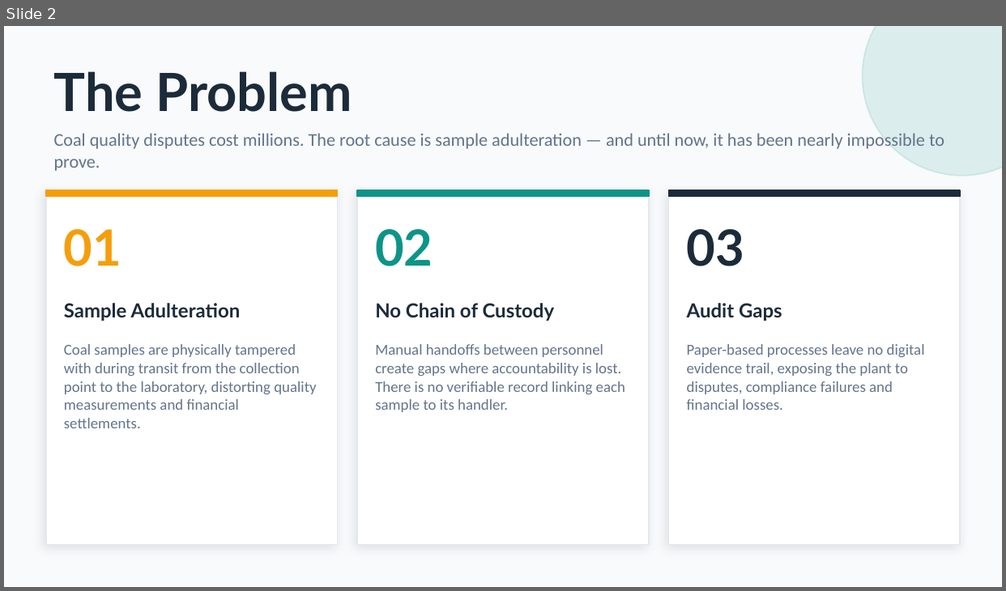
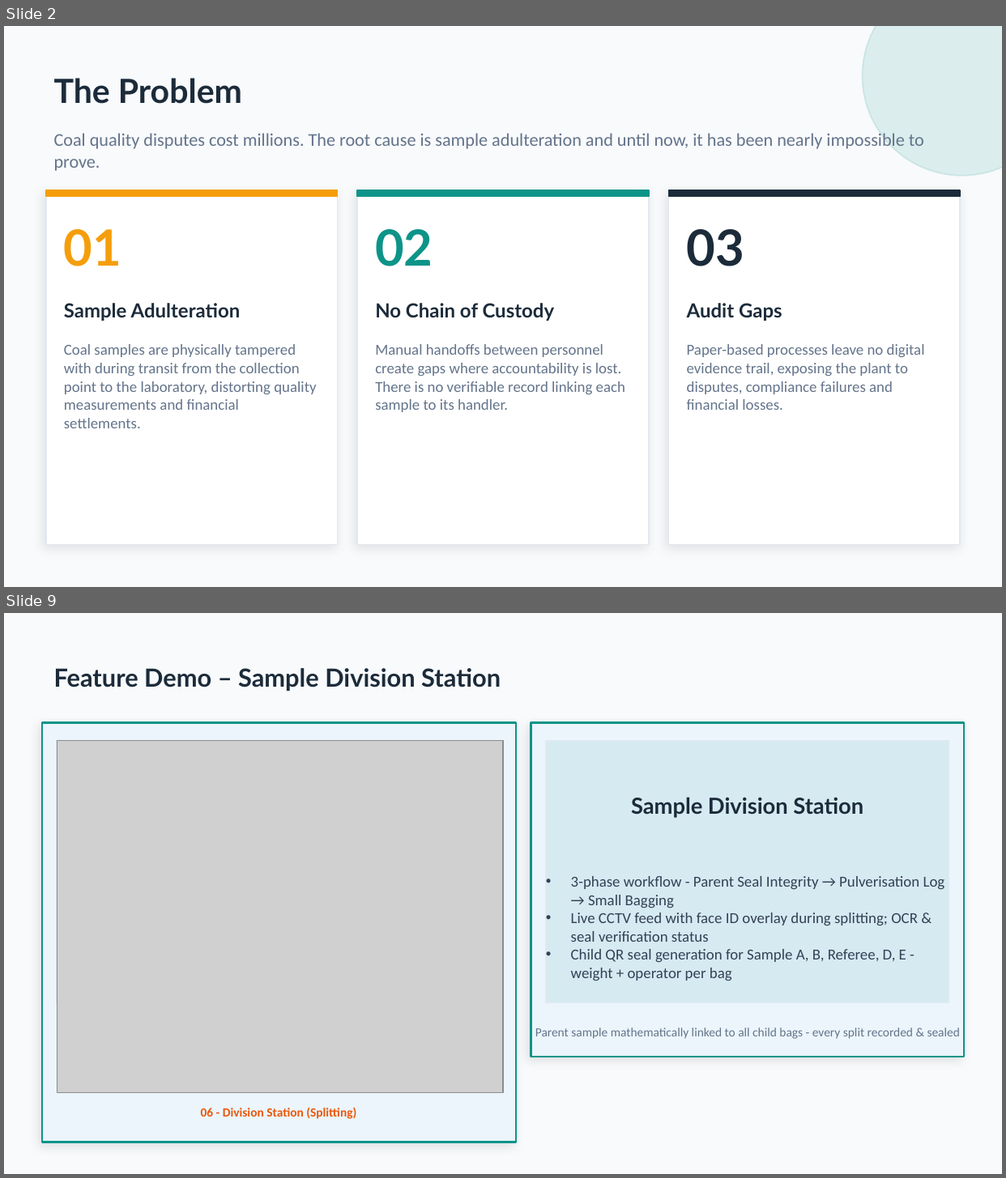
Before and after one commit to sudhansusekhar98/csaas, a slide deck: CSAAS_Presentation.pptx. Shown one above the other, each under a label of ours: slide 2 before the commit, slides 2 and 9 after it; the slides between them are not shown. The pictures are 1006x591 and 1006x1178 pixels, drawn with LibreOffice and Linux fonts; fonts in the diff are those of the drawing; grey boxes stand for pictures. Boxes give left, top, right and bottom in pixels: in the first picture for what was removed or moved away, otherwise in the second. Text is boxed around its words. In the diff, an @@ line names an element or a change of style, - is before the commit and + after.

```diff
--- a/CSAAS_Presentation.pptx
+++ b/CSAAS_Presentation.pptx
@@ slide 9 added at <box>4,613,1002,1174</box>, background #F8FAFC @@
@@ text added at <box>54,668,501,691</box>, 18 pt, text #1C2B3A, bold @@
+Feature Demo – Sample Division Station
@@ rectangle added at <box>42,723,516,1143</box>, fill #EBF5FB, outline #0D9488 1.5 pt @@
@@ rectangle added at <box>530,723,964,1057</box>, fill #EBF5FB, outline #0D9488 1.5 pt @@
@@ rectangle added at <box>57,741,460,1003</box>, fill #D6EAF2, outline #E2E8F0 1 pt @@
@@ picture added at <box>57,741,503,1093</box> @@
@@ rectangle added at <box>546,741,949,1003</box>, fill #D6EAF2, outline #E2E8F0 1 pt @@
@@ text added at <box>631,797,863,818</box>, 16 pt, text #1C2B3A, bold @@
+Sample Division Station
@@ text added at <box>571,876,945,981</box>, 11 pt, text #334155 @@
+• 3-phase workflow - Parent Seal Integrity → Pulverisation Log → Small Bagging
+• Live CCTV feed with face ID overlay during splitting; OCR & seal verification status
+• Child QR seal generation for Sample A, B, Referee, D, E - weight + operator per bag
@@ text added at <box>535,1028,960,1039</box>, 9 pt, text #64748B @@
+Parent sample mathematically linked to all child bags - every split recorded & sealed
@@ text added at <box>201,1107,356,1119</box>, 9 pt, text #EA580C, bold @@
+06 - Division Station (Splitting)
@@ slide 2 changed as well @@
@@ text "The Problem" at <box>54,78,242,104</box>: size 38 to 24 pt @@
@@ text at <box>54,130,924,171</box>: text changed @@
-Coal quality disputes cost millions. The root cause is sample adulteration — and until now, it has been nearly impossible to prove.
+Coal quality disputes cost millions. The root cause is sample adulteration and until now, it has been nearly impossible to prove.
```
Also in this commit, not shown: 6 other slides changed, 6 other slides added, 1 slide removed, 4 other files.
